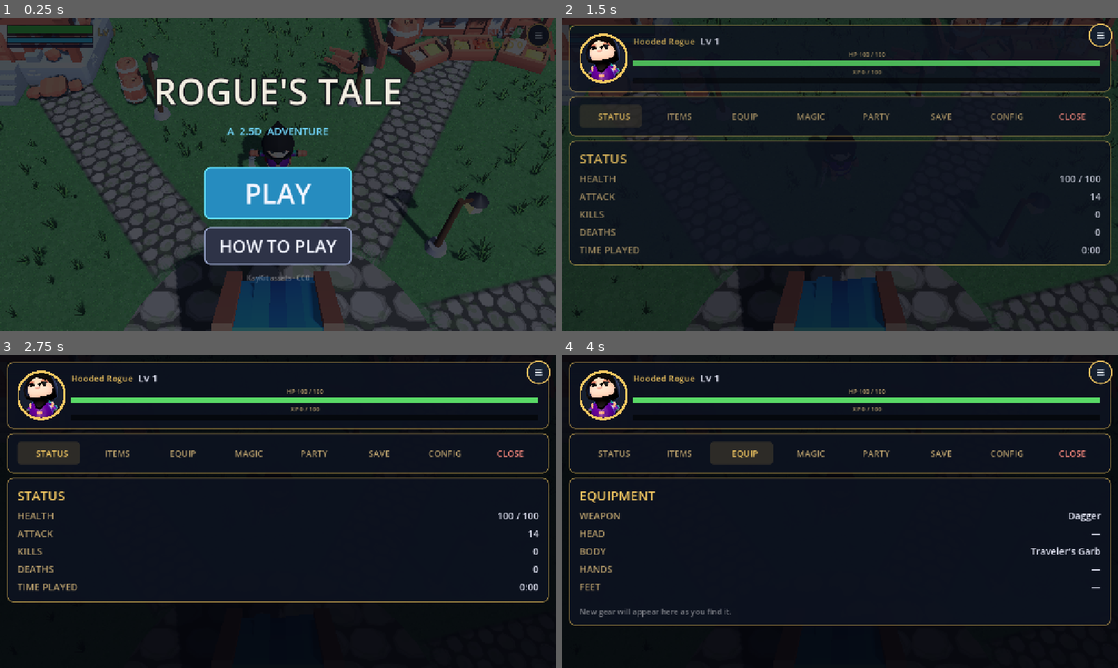
Above: before the commit, frames 1-4 (two rows, left to right).
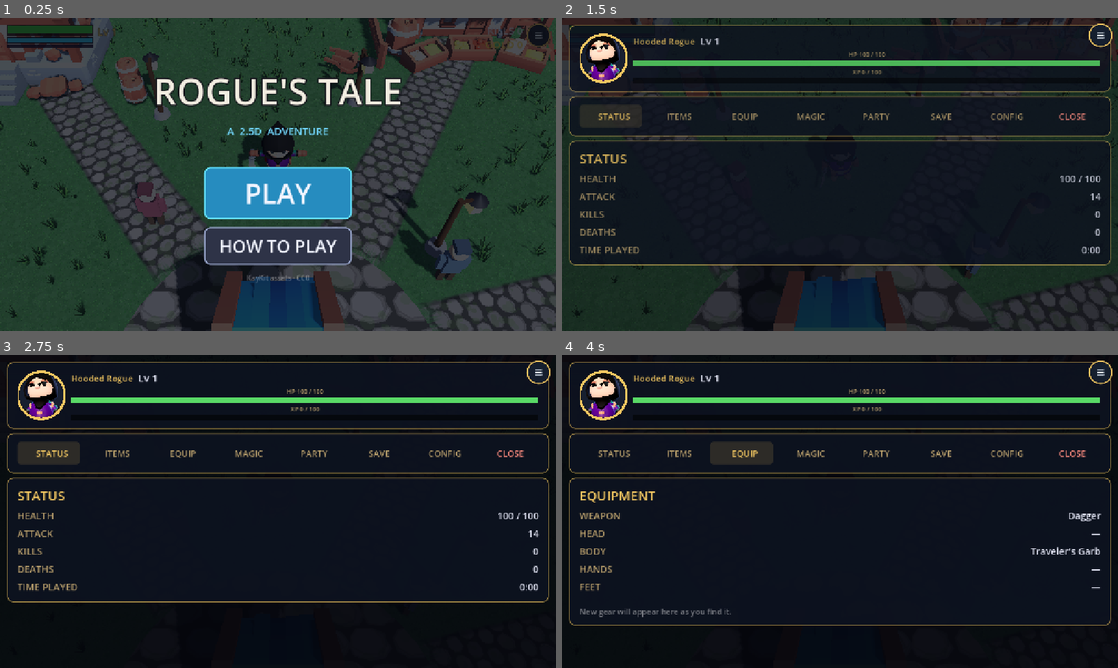
Above: after the commit, the same moments.

Repository: OuterHeavenX/godot-2.5D-rpg
Game: Godot game, scene res://src/world/main.tscn
Same seed, same stepped clock (60 frames per second), same inputs: the game is played once before the commit and once after it.
Inputs (mouse positions are in pixels of both pictures, inside the frame that each line leads up to):
- Up to frame 1 (0.25 s): no input
- Up to frame 2 (1.5 s): click "PLAY" at 0.5 s; drag from (1101, 36) to (895, 105) at 1.27 s
- Up to frame 3 (2.75 s): click "STATUS" at 2 s
- Up to frame 4 (4 s): click "ITEMS" at 2.75 s; click "EQUIP" at 3.5 s

The runs differ from the first frame. In frame 1, 1.3% of the frame differs, in the area x 24-85%, y 52-84%; in frame 2, less than 0.1%; in frame 3, less than 0.1%; in frame 4, less than 0.1%.

Commit message:
NPCs: villagers on map with dialogue, innkeeper sells Rest/Ale, house villagers

Diff:
--- a/src/npc/shopkeeper.gd
+++ b/src/npc/shopkeeper.gd
@@ -64,6 +64,12 @@
 	if body.is_in_group("player"):
 		# Notify the shop UI to show the TALK prompt.
 		var shop := get_tree().get_first_node_in_group("shop_ui")
+		if shop != null and shop.has_method("set_shop"):
+			# Reset to merchant inventory (in case innkeeper changed it).
+			shop.set_shop("MERCHANT'S WARES", [
+				{"name": "Potion", "price": 50, "desc": "Restores 50 HP"},
+				{"name": "Hi-Potion", "price": 150, "desc": "Restores 150 HP"},
+			])
 		if shop != null and shop.has_method("show_talk_prompt"):
 			shop.show_talk_prompt()
 
--- /dev/null
+++ b/src/npc/villager.gd
@@ -0,0 +1,129 @@
+extends Node3D
+## Generic villager NPC: low-poly primitive character with dialogue.
+## Can wander around or stand still. Talk to them for flavor text.
+
+@export var npc_name := "Villager"
+@export var dialogue := ["Hello, traveler!"]
+@export var tunic_color := Color(0.45, 0.35, 0.25)
+@export var wanders := false
+@export var wander_radius := 5.0
+@export var shop_title := ""  # If set, opens shop instead of dialogue.
+@export var shop_items := []
+
+var _dialog_idx := 0
+var _home_pos := Vector3.ZERO
+var _target_pos := Vector3.ZERO
+var _wait_timer := 0.0
+var _talk_ui: Control
+
+func _ready() -> void:
+	_home_pos = position
+	_target_pos = _home_pos
+	_build_body()
+	_build_interaction()
+
+func _build_body() -> void:
+	# Body (tunic).
+	var body := _part(Vector3(0.55, 0.75, 0.35), tunic_color)
+	body.position = Vector3(0, 0.95, 0)
+	add_child(body)
+	# Head.
+	var head := MeshInstance3D.new()
+	var hm := SphereMesh.new()
+	hm.radius = 0.26
+	hm.height = 0.52
+	head.mesh = hm
+	head.position = Vector3(0, 1.55, 0)
+	var skin := StandardMaterial3D.new()
+	skin.albedo_color = Color(0.95, 0.78, 0.62)
+	head.set_surface_override_material(0, skin)
+	add_child(head)
+	# Simple cap/hood.
+	var cap := _part(Vector3(0.4, 0.18, 0.4), tunic_color.darkened(0.25))
+	cap.position = Vector3(0, 1.78, 0)
+	add_child(cap)
+	# Arms.
+	for side in [-1.0, 1.0]:
+		var arm := _part(Vector3(0.16, 0.55, 0.16), tunic_color)
+		arm.position = Vector3(side * 0.36, 0.95, 0)
+		add_child(arm)
+	# Legs.
+	for side in [-1.0, 1.0]:
+		var leg := _part(Vector3(0.18, 0.55, 0.18), Color(0.32, 0.25, 0.18))
+		leg.position = Vector3(side * 0.15, 0.28, 0)
+		add_child(leg)
+
+func _part(size: Vector3, color: Color) -> MeshInstance3D:
+	var mi := MeshInstance3D.new()
+	var mesh := BoxMesh.new()
+	mesh.size = size
+	mi.mesh = mesh
+	var mat := StandardMaterial3D.new()
+	mat.albedo_color = color
+	mat.roughness = 0.85
+	mi.set_surface_override_material(0, mat)
+	return mi
+
+func _build_interaction() -> void:
+	var area := Area3D.new()
+	var col := CollisionShape3D.new()
+	var shape := SphereShape3D.new()
+	shape.radius = 2.2
+	col.shape = shape
+	col.position = Vector3(0, 1.0, 0)
+	area.add_child(col)
+	area.body_entered.connect(_on_body_enter)
+	area.body_exited.connect(_on_body_exit)
+	add_child(area)
+
+func _on_body_enter(body: Node3D) -> void:
+	if body.is_in_group("player"):
+		_show_talk_prompt()
+
+func _on_body_exit(body: Node3D) -> void:
+	if body.is_in_group("player"):
+		_hide_talk_prompt()
+
+func _show_talk_prompt() -> void:
+	# If this NPC is a seller, open the shop. Otherwise show dialogue.
+	if shop_title != "":
+		var shop := get_tree().get_first_node_in_group("shop_ui")
+		if shop != null and shop.has_method("set_shop"):
+			shop.set_shop(shop_title, shop_items)
+		if shop != null and shop.has_method("show_talk_prompt"):
+			shop.show_talk_prompt()
+	else:
+		var ui := get_tree().get_first_node_in_group("dialogue_ui")
+		if ui != null and ui.has_method("show_dialogue"):
+			ui.show_dialogue(npc_name, dialogue)
+
+func _hide_talk_prompt() -> void:
+	if shop_title != "":
+		var shop := get_tree().get_first_node_in_group("shop_ui")
+		if shop != null and shop.has_method("hide_talk_prompt"):
+			shop.hide_talk_prompt()
+	else:
+		var ui := get_tree().get_first_node_in_group("dialogue_ui")
+		if ui != null and ui.has_method("hide_dialogue"):
+			ui.hide_dialogue()
+
+func _process(delta: float) -> void:
+	if not wanders:
+		return
+	# Simple wander: pick a target, walk to it, wait, repeat.
+	_wait_timer -= delta
+	var to_target := _target_pos - position
+	to_target.y = 0
+	if to_target.length() < 0.3:
+		if _wait_timer <= 0:
+			# Pick new target.
+			var ang := randf() * TAU
+			var dist := randf() * wander_radius
+			_target_pos = _home_pos + Vector3(cos(ang) * dist, 0, sin(ang) * dist)
+			_wait_timer = randf_range(2.0, 5.0)
+	else:
+		# Walk toward target.
+		var dir := to_target.normalized()
+		position += dir * 1.5 * delta
+		# Face movement direction.
+		rotation.y = lerp_angle(rotation.y, atan2(dir.x, dir.z), 8.0 * delta)
--- /dev/null
+++ b/src/ui/dialogue_ui.gd
@@ -0,0 +1,86 @@
+extends CanvasLayer
+## Simple dialogue UI: shows NPC name and dialogue text with a NEXT/CLOSE button.
+
+var _panel: Control
+var _name_label: Label
+var _text_label: Label
+var _next_btn: Button
+var _lines: Array = []
+var _idx := 0
+
+func _ready() -> void:
+	add_to_group("dialogue_ui")
+	layer = 11
+	_build()
+	visible = true
+
+func _build() -> void:
+	_panel = Control.new()
+	_panel.set_anchors_preset(Control.PRESET_BOTTOM_WIDE)
+	_panel.offset_top = -200
+	_panel.offset_bottom = -20
+	_panel.visible = false
+	var bg := ColorRect.new()
+	bg.color = Color(0.08, 0.06, 0.10, 0.92)
+	bg.set_anchors_preset(Control.PRESET_FULL_RECT)
+	_panel.add_child(bg)
+	# Border.
+	var border := ReferenceRect.new()
+	border.set_anchors_preset(Control.PRESET_FULL_RECT)
+	border.border_width = 3.0
+	border.border_color = Color(0.75, 0.65, 0.45)
+	_panel.add_child(border)
+	_name_label = Label.new()
+	_name_label.add_theme_font_size_override("font_size", 26)
+	_name_label.add_theme_color_override("font_color", Color(1.0, 0.85, 0.5))
+	_name_label.set_anchors_preset(Control.PRESET_TOP_WIDE)
+	_name_label.offset_left = 24
+	_name_label.offset_top = 12
+	_name_label.offset_right = -24
+	_name_label.offset_bottom = 48
+	_panel.add_child(_name_label)
+	_text_label = Label.new()
+	_text_label.add_theme_font_size_override("font_size", 24)
+	_text_label.autowrap_mode = TextServer.AUTOWRAP_WORD_SMART
+	_text_label.set_anchors_preset(Control.PRESET_FULL_RECT)
+	_text_label.offset_left = 24
+	_text_label.offset_top = 52
+	_text_label.offset_right = -24
+	_text_label.offset_bottom = -60
+	_panel.add_child(_text_label)
+	_next_btn = Button.new()
+	_next_btn.text = "NEXT"
+	_next_btn.custom_minimum_size = Vector2(140, 44)
+	_next_btn.add_theme_font_size_override("font_size", 24)
+	_next_btn.set_anchors_preset(Control.PRESET_BOTTOM_RIGHT)
+	_next_btn.offset_left = -164
+	_next_btn.offset_top = -56
+	_next_btn.offset_right = -24
+	_next_btn.offset_bottom = -12
+	_next_btn.pressed.connect(_on_next)
+	_panel.add_child(_next_btn)
+	add_child(_panel)
+
+func show_dialogue(npc_name: String, lines: Array) -> void:
+	_name_label.text = npc_name
+	_lines = lines
+	_idx = 0
+	_update_text()
+	_panel.visible = true
+	get_tree().paused = true
+
+func hide_dialogue() -> void:
+	_panel.visible = false
+	get_tree().paused = false
+
+func _update_text() -> void:
+	if _idx < _lines.size():
+		_text_label.text = _lines[_idx]
+		_next_btn.text = "CLOSE" if _idx == _lines.size() - 1 else "NEXT"
+
+func _on_next() -> void:
+	_idx += 1
+	if _idx >= _lines.size():
+		hide_dialogue()
+	else:
+		_update_text()
--- a/src/ui/shop_ui.gd
+++ b/src/ui/shop_ui.gd
@@ -1,11 +1,12 @@
 extends CanvasLayer
-## Shop UI: buy potions (and other items) with gold from the merchant.
+## Shop UI: buy items with gold. Supports different sellers with custom inventories.
 ## Shows a TALK prompt near the shopkeeper, opens the shop panel on talk.
 
-const ITEMS := [
+var _items := [
 	{"name": "Potion", "price": 50, "desc": "Restores 50 HP"},
 	{"name": "Hi-Potion", "price": 150, "desc": "Restores 150 HP"},
 ]
+var _shop_title := "MERCHANT'S WARES"
 
 var _talk_prompt: Control
 var _shop_panel: Control
@@ -75,7 +76,7 @@
 	panel.add_child(vbox)
 	# Title.
 	var title := Label.new()
-	title.text = "MERCHANT'S WARES"
+	title.text = _shop_title
 	title.horizontal_alignment = HORIZONTAL_ALIGNMENT_CENTER
 	title.add_theme_font_size_override("font_size", 32)
 	vbox.add_child(title)
@@ -104,7 +105,7 @@
 	for child in _items_box.get_children():
 		child.queue_free()
 	_update_gold_label()
-	for item in ITEMS:
+	for item in _items:
 		var row := HBoxContainer.new()
 		row.add_theme_constant_override("separation", 12)
 		var name_label := Label.new()
@@ -158,8 +159,22 @@
 	if item["name"] == "Potion":
 		_player.add_potion(1)
 	elif item["name"] == "Hi-Potion":
-		# Hi-Potion heals 150 - need to add this to player.
-		# For now, give 3 potions worth (or add a hi_potions var later).
 		_player.add_potion(3)
+	elif item["name"] == "Ale":
+		# Restore 25 HP directly.
+		var new_hp = minf(_player.get("max_hp"), _player.get("hp") + 25.0)
+		_player.set("hp", new_hp)
+		if _player.has_signal("hp_changed"):
+			_player.hp_changed.emit(new_hp, _player.get("max_hp"))
+	elif item["name"] == "Rest":
+		# Full heal.
+		_player.set("hp", _player.get("max_hp"))
+		if _player.has_signal("hp_changed"):
+			_player.hp_changed.emit(_player.get("hp"), _player.get("max_hp"))
 	AudioMan.play("potion", 1.0, 0.0)
 	_refresh_items()
+
+## Set a custom shop inventory (for different sellers).
+func set_shop(title: String, items: Array) -> void:
+	_shop_title = title
+	_items = items
--- a/src/world/interiors.gd
+++ b/src/world/interiors.gd
@@ -76,6 +76,12 @@
 	# Shopkeeper in the market.
 	if room["name"] == "market":
 		_add_shopkeeper(origin)
+	# Innkeeper in the tavern.
+	elif room["name"] == "tavern":
+		_add_innkeeper(origin)
+	# Villager in houses.
+	elif room["name"] == "house_a":
+		_add_house_villager(origin)
 
 func _box(size: Vector3, color: Color) -> MeshInstance3D:
 	var mi := MeshInstance3D.new()
@@ -142,3 +148,29 @@
 	# Behind the table (north side).
 	keeper.position = origin + Vector3(0, 0, -2.5)
 	add_child(keeper)
+
+func _add_innkeeper(origin: Vector3) -> void:
+	var v: Node3D = preload("res://src/npc/villager.gd").new()
+	v.position = origin + Vector3(0, 0, -2.5)
+	v.set("npc_name", "Innkeeper Dora")
+	v.set("tunic_color", Color(0.60, 0.35, 0.25))
+	v.set("wanders", false)
+	# Seller: opens shop with Rest and Ale.
+	v.set("shop_title", "THE RUSTY DAGGER")
+	v.set("shop_items", [
+		{"name": "Rest", "price": 50, "desc": "Full HP restore, cozy bed"},
+		{"name": "Ale", "price": 10, "desc": "Restores 25 HP, tasty"},
+	])
+	add_child(v)
+
+func _add_house_villager(origin: Vector3) -> void:
+	var v: Node3D = preload("res://src/npc/villager.gd").new()
+	v.position = origin + Vector3(1.5, 0, -1.0)
+	v.set("npc_name", "Villager")
+	v.set("dialogue", [
+		"Oh! A visitor. We don't get many adventurers in here.",
+		"It's cozy, isn't it? The village is a safe place.",
+	])
+	v.set("tunic_color", Color(0.50, 0.45, 0.35))
+	v.set("wanders", false)
+	add_child(v)
--- a/src/world/main.tscn
+++ b/src/world/main.tscn
@@ -16,6 +16,8 @@
 [ext_resource type="Script" path="res://src/world/interiors.gd" id="14_interiors"]
 [ext_resource type="Script" path="res://src/world/doors.gd" id="15_doors"]
 [ext_resource type="Script" path="res://src/ui/shop_ui.gd" id="16_shop"]
+[ext_resource type="Script" path="res://src/ui/dialogue_ui.gd" id="17_dialogue"]
+[ext_resource type="Script" path="res://src/world/villagers.gd" id="18_villagers"]
 
 [sub_resource type="Environment" id="Environment_main"]
 background_mode = 1
@@ -86,6 +88,12 @@
 [node name="ShopUI" type="CanvasLayer" parent="."]
 script = ExtResource("16_shop")
 
+[node name="DialogueUI" type="CanvasLayer" parent="."]
+script = ExtResource("17_dialogue")
+
+[node name="Villagers" type="Node3D" parent="."]
+script = ExtResource("18_villagers")
+
 [node name="TouchControls" parent="." instance=ExtResource("3_touch")]
 
 [node name="HUD" parent="." instance=ExtResource("11_hud")]
--- /dev/null
+++ b/src/world/villagers.gd
@@ -0,0 +1,44 @@
+extends Node3D
+## Spawns villagers around the village that wander and can be talked to.
+
+const VILLAGERS := [
+	{
+		"name": "Mira",
+		"pos": Vector3(-4, 0, 2),
+		"dialogue": ["Welcome to our village, traveler!", "Skeletons roam the southern wilds. Be careful out there."],
+		"tunic": Color(0.55, 0.30, 0.35),
+		"wanders": true,
+	},
+	{
+		"name": "Bram",
+		"pos": Vector3(5, 0, 4),
+		"dialogue": ["The market has the best potions around.", "If you're hurt, buy a potion. Trust me."],
+		"tunic": Color(0.35, 0.45, 0.55),
+		"wanders": true,
+	},
+	{
+		"name": "Old Fen",
+		"pos": Vector3(-2, 0, 12),
+		"dialogue": ["I've seen heroes come and go...", "The skeletons fear a sharp blade and a full HP bar."],
+		"tunic": Color(0.45, 0.40, 0.30),
+		"wanders": false,
+	},
+	{
+		"name": "Pip",
+		"pos": Vector3(12, 0, 8),
+		"dialogue": ["Have you been inside the tavern? The innkeeper tells great stories!", "I want to be an adventurer when I grow up!"],
+		"tunic": Color(0.40, 0.55, 0.35),
+		"wanders": true,
+	},
+]
+
+func _ready() -> void:
+	var villager_script := preload("res://src/npc/villager.gd")
+	for data in VILLAGERS:
+		var v: Node3D = villager_script.new()
+		v.position = data["pos"]
+		v.set("npc_name", data["name"])
+		v.set("dialogue", data["dialogue"])
+		v.set("tunic_color", data["tunic"])
+		v.set("wanders", data["wanders"])
+		add_child(v)
Not shown, added: src/npc/villager.gd.uid
Not shown, added: src/ui/dialogue_ui.gd.uid
Not shown: 1 places in src/world/main.tscn that only renumber resources
Not shown, added: src/world/villagers.gd.uid
Not shown, changed: docs/index.html
Not shown, changed: docs/index.pck
